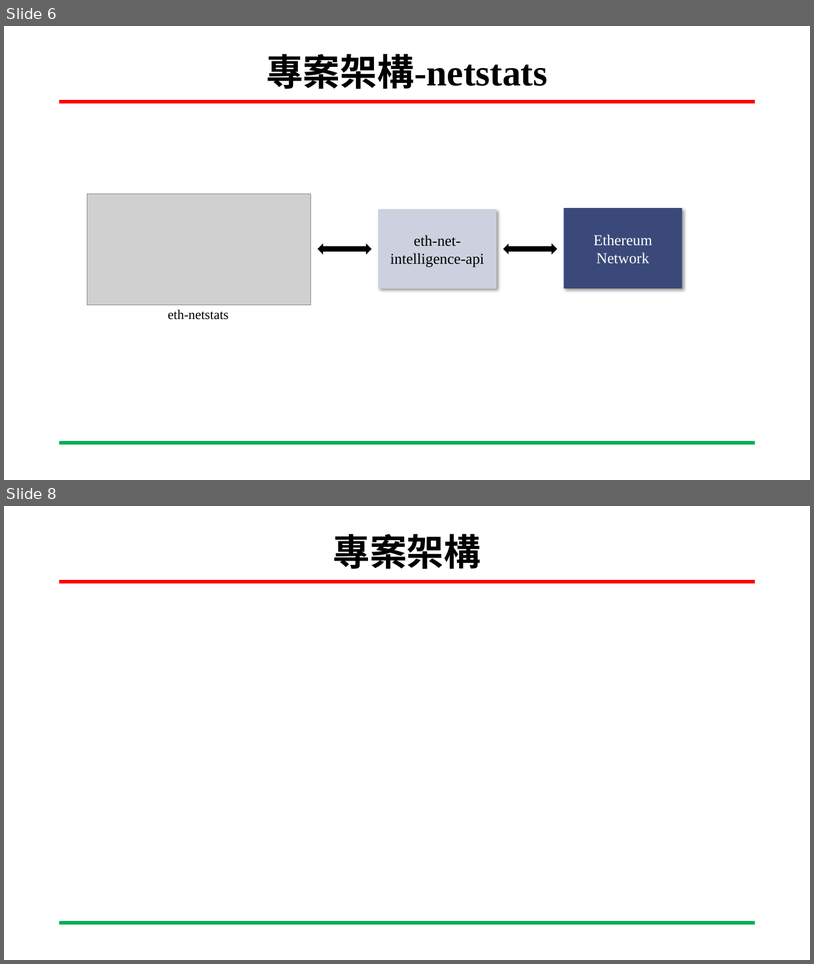
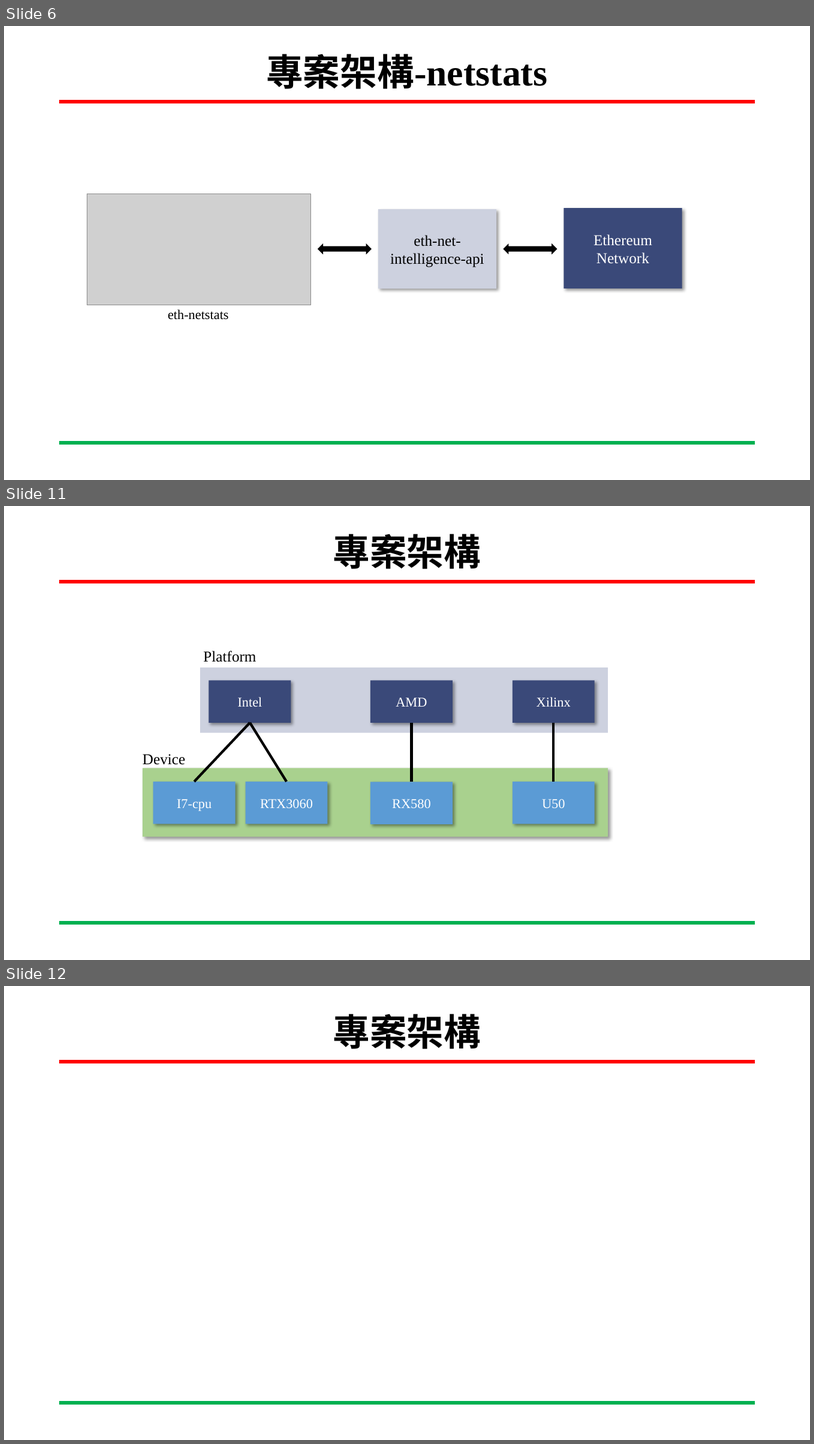
Before and after one commit to San-Zero/Senior-Project, a slide deck: 專題-私有以太坊區塊鏈實作以及其硬體加速方法調查-劉益彤.pptx. Shown one above the other, each under a label of ours: slides 6 and 8 before the commit, slides 6, 11 and 12 after it; the slides between them are not shown. The pictures are 814x964 and 814x1444 pixels, drawn with LibreOffice and Linux fonts; fonts in the diff are those of the drawing; grey boxes stand for pictures; background and template pictures are left out. Boxes give left, top, right and bottom in pixels: in the first picture for what was removed or moved away, otherwise in the second. Text is boxed around its words. In the diff, an @@ line names an element or a change of style, - is before the commit and + after.

```diff
--- a/專題-私有以太坊區塊鏈實作以及其硬體加速方法調查-劉益彤.pptx
+++ b/專題-私有以太坊區塊鏈實作以及其硬體加速方法調查-劉益彤.pptx
@@ slide 11 added at (4, 506, 810, 960), background #FFFFFF; not listed: 2 template elements that a slide beside it also shows @@
@@ title added at (333, 534, 481, 569), 44 pt, text #000000, bold @@
+專案架構
@@ group added at (143, 651, 609, 837): 9 rectangles, 4 lines, 2 texts @@
+Intel
+AMD
+Xilinx
+I7-cpu
+RTX3060
+RX580
+U50
+Platform
+Device
@@ what was slide 8 is now slide 12 @@
```
Also in this commit, not shown: 2 slides changed, 8 other slides added, 6 other files.
